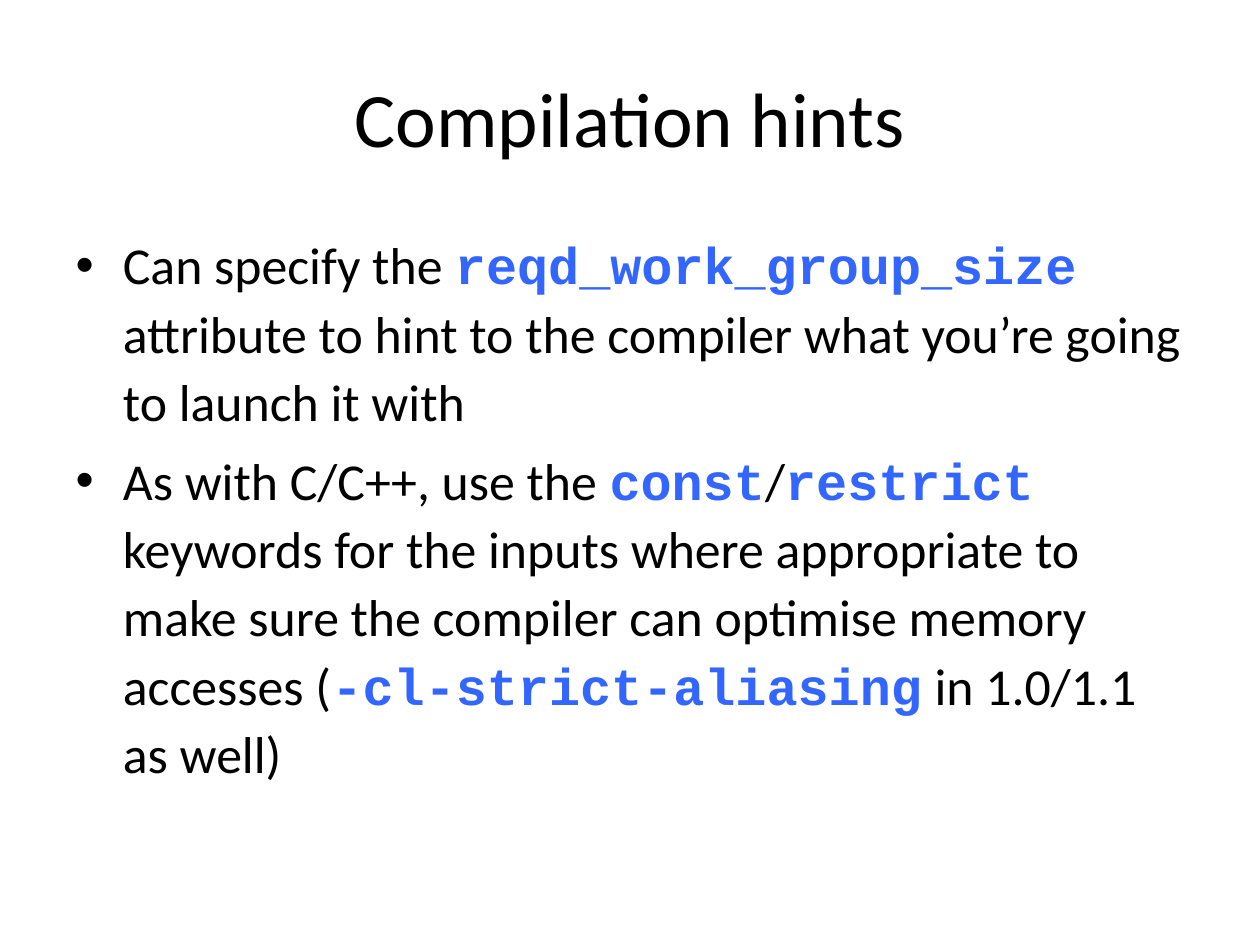
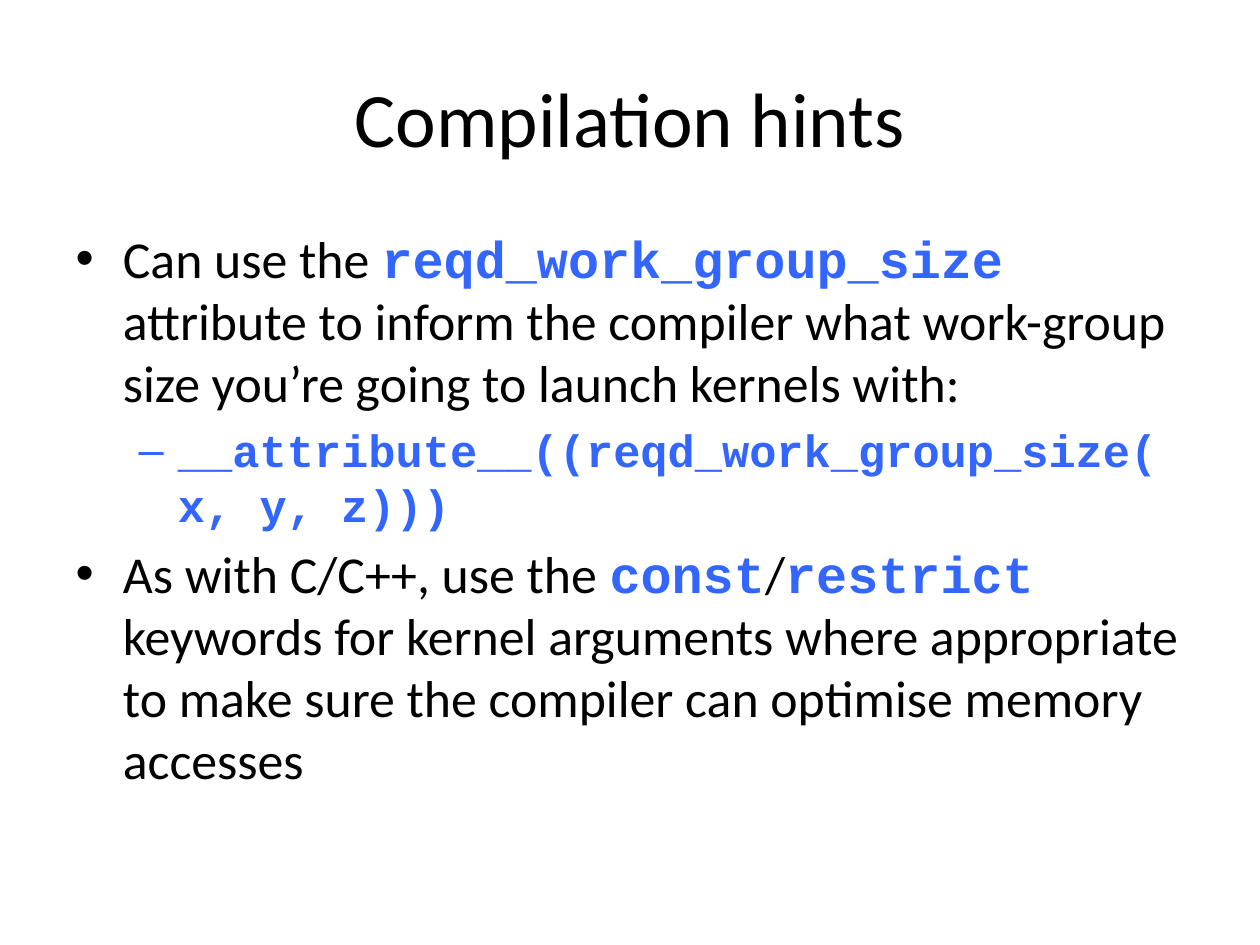
Before and after one commit to UoB-HPC/opencl-training-code, a slide deck: slide 17 of slides/advanced_part2.pptx. Drawn at 1260x945 pixels with LibreOffice and Linux fonts; fonts in the diff are those of the drawing. Boxes give left, top, right and bottom in pixels: in the first picture for what was removed or moved away, otherwise in the second. Text is boxed around its words. In the diff, an @@ line names an element or a change of style, - is before the commit and + after.

Commit message:
Added reqd_work_group_size to NBody solution.

```diff
--- a/slides/advanced_part2.pptx
+++ b/slides/advanced_part2.pptx
@@ text at box(123, 241, 1178, 780): text changed @@
-• Can specify the reqd_work_group_size attribute to hint to the compiler what you’re going to launch it with
-• As with C/C++, use the const/restrict keywords for the inputs where appropriate to make sure the compiler can optimise memory accesses (-cl-strict-aliasing in 1.0/1.1 as well)
+• Can use the reqd_work_group_size attribute to inform the compiler what work-group size you’re going to launch kernels with:
+  – __attribute__((reqd_work_group_size(x, y, z)))
+• As with C/C++, use the const/restrict keywords for kernel arguments where appropriate to make sure the compiler can optimise memory accesses
```
Also in this commit, not shown: 3 other slides changed, 1 other file.
